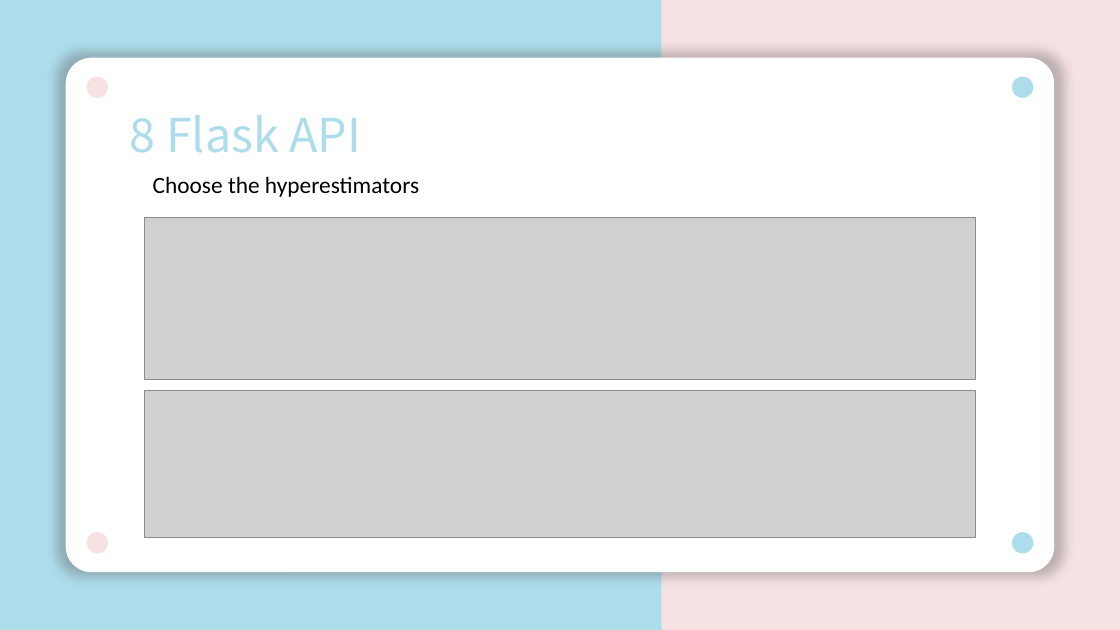
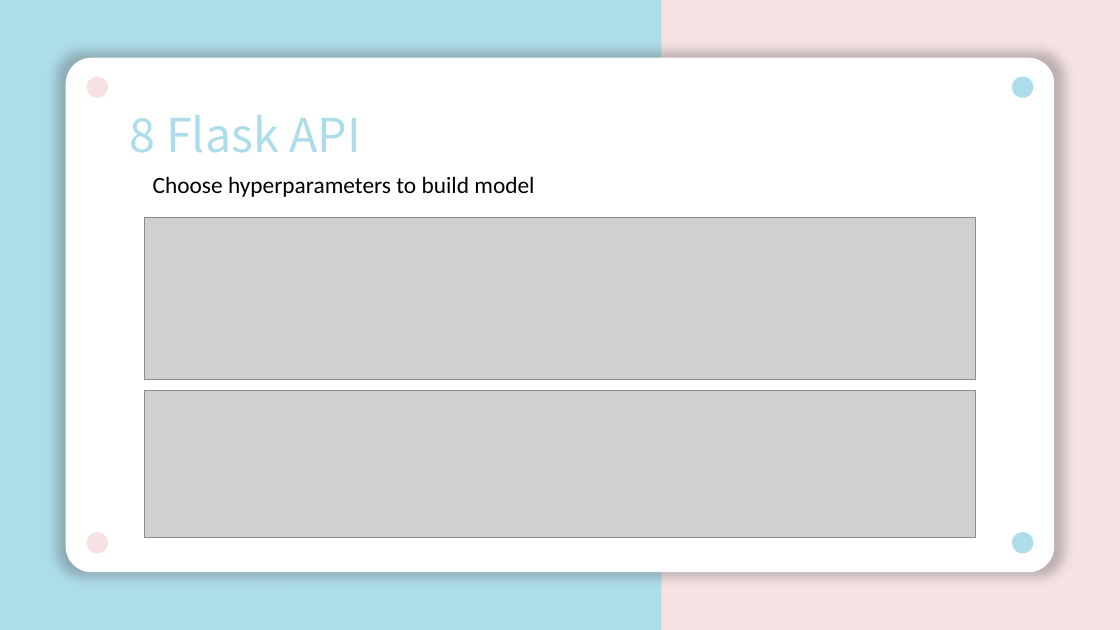
Before and after one commit to unclestay/ESILV---Python-for-data-analysis---devoir-2020, a slide deck: slide 10 of pythonProject.pptx. Drawn at 1120x630 pixels with LibreOffice and Linux fonts; fonts in the diff are those of the drawing; grey boxes stand for pictures. Boxes give left, top, right and bottom in pixels: in the first picture for what was removed or moved away, otherwise in the second. Text is boxed around its words. In the diff, an @@ line names an element or a change of style, - is before the commit and + after.

```diff
--- a/pythonProject.pptx
+++ b/pythonProject.pptx
@@ text at box(153, 176, 534, 197): text changed @@
-Choose the hyperestimators
+Choose hyperparameters to build model
```
Also in this commit, not shown: 1 other slide changed.
